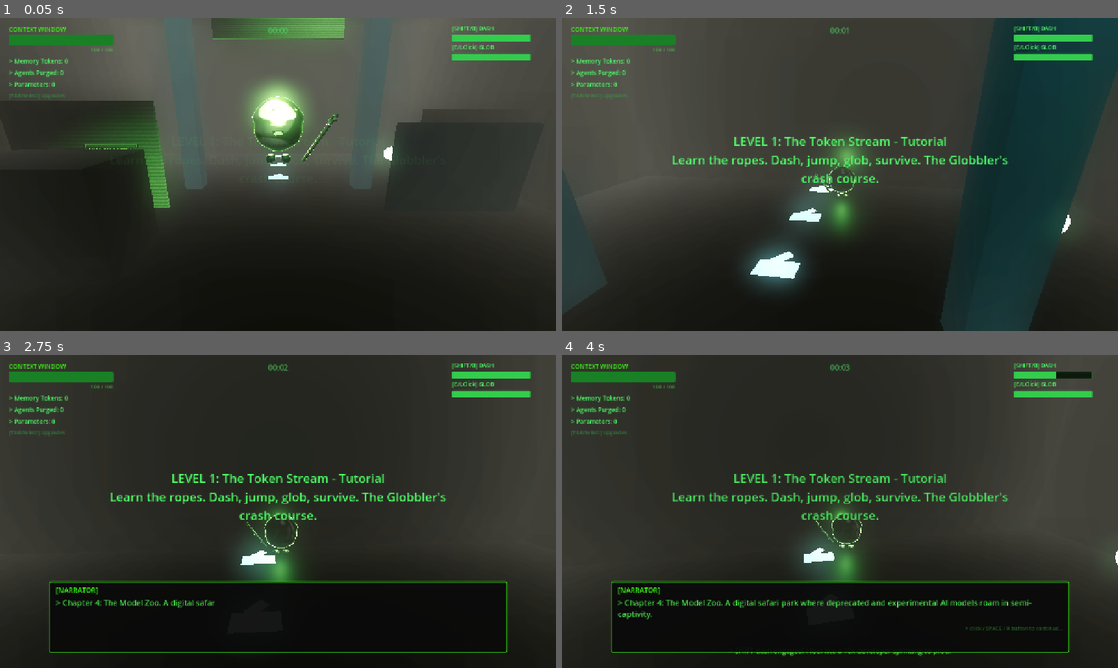
Above: before the commit, frames 1-4 (two rows, left to right).
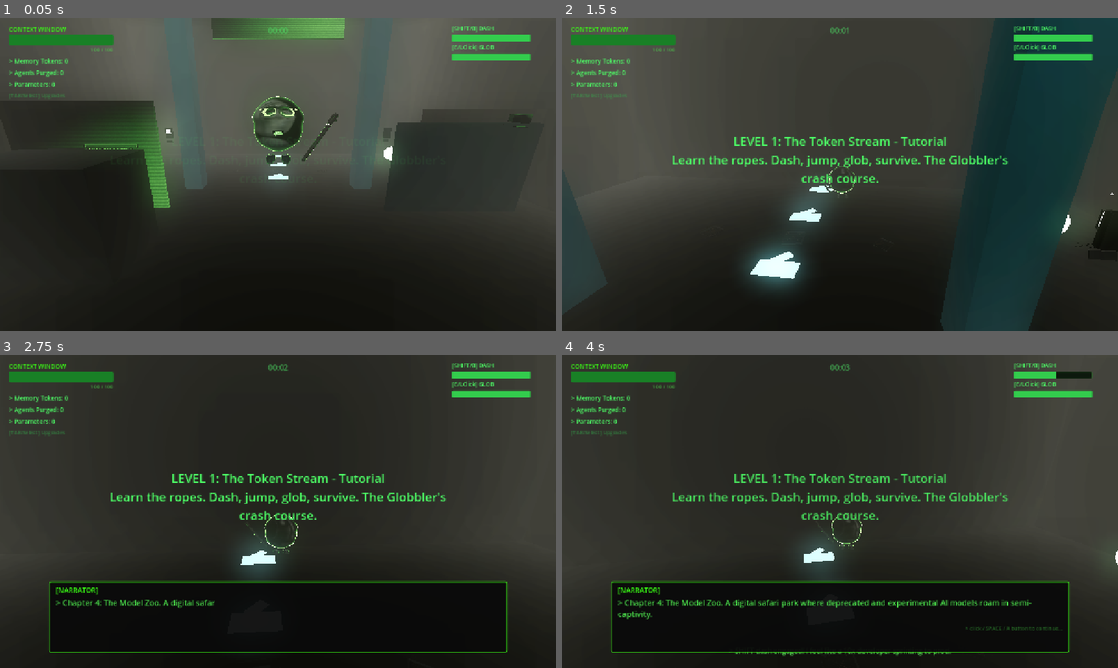
Above: after the commit, the same moments.

Repository: hwashburn1011/globblers-journey
Game: Godot game, scene res://scenes/levels/chapter_4/model_zoo.tscn
The game is run twice, just before and just after one commit, with the same random seed, the same clock (stepped at 60 frames per second) and the same inputs. This scene is started directly instead of the project's main scene.
Inputs (mouse positions are in pixels of both pictures, inside the frame that each line leads up to):
- Up to frame 1 (0.05 s): no input
- Up to frame 2 (1.5 s): tap Enter (menu_confirm) at 0.5 s; move the mouse to (867, 174) at 0.52 s; hold V (agent_cycle) 0.53-1.28 s; hold Up (hack_up) from 0.53 s (still down); click (867, 174) at 0.67 s; move the mouse to (812, 174) at 1.27 s; tap G (agent_spawn) at 1.35 s
- Up to frame 3 (2.75 s): keep holding Up (hack_up); move the mouse to (289, 505) at 2.02 s; hold Mouse wheel up (camera_zoom_in) from 2.03 s (still down)
- Up to frame 4 (4 s): keep holding Up (hack_up); move the mouse to (834, 517) at 2.77 s; release Mouse wheel up (camera_zoom_in) at 2.78 s; tap Mouse wheel down (camera_zoom_out) at 2.85 s; click (834, 517) at 2.92 s; move the mouse to (878, 514) at 3.52 s; hold Shift (dash) from 3.53 s (still down)

The runs differ from the first frame. In frame 1, 2.2% of the frame differs, in the area x 29-96%, y 19-47%; in frame 2, 1.6%; in frame 3, 0.9%; in frame 4, 0.9%.

Commit message:
feat: Task 5.4 — Chapter 4 Model Zoo prop pass with GLB models + museum spotlights
Added GLB prop loading system to model_zoo.gd with 14 props from existing
packs (server_rack, crt_monitor, motherboard, cpu_chip, hard_drive, keyboard,
cable_bundle, industrial_panel, floor_grate, wall_terminal, filing_cabinet,
office_chair, office_monitor, office_desk). All 5 exhibit halls dressed:
Zoo Entrance (info kiosk, ticket terminal, visitor displays), Fossil Wing
(archaeological motherboards, CPU fossil scatter, data archive hard drives),
Nightmare Gallery (tangled cables, broken panels, security terminals),
Office Ruins (filing cabinets, scattered chairs, BSoD monitors, desks),
Foundation Atrium (computation server banks, Foundation layer motherboards,
observation CRTs, boss gate panels). Zero new runtime errors.

Co-Authored-By: Claude Opus 4.6 (1M context) <noreply@anthropic.com>

Diff:
--- a/scenes/levels/chapter_4/model_zoo.gd
+++ b/scenes/levels/chapter_4/model_zoo.gd
@@ -119,9 +119,29 @@
 var _hologram_meshes: Array[Dictionary] = []
 var _time := 0.0
 
+# GLB prop paths — museum exhibits deserve real geometry, not CSG shame
+const _PROP_PATHS := {
+	"server_rack": "res://assets/models/environment/arch_server_rack.glb",
+	"crt_monitor": "res://assets/models/environment/prop_crt_monitor.glb",
+	"motherboard": "res://assets/models/environment/prop_motherboard.glb",
+	"cpu_chip": "res://assets/models/environment/prop_cpu_chip.glb",
+	"hard_drive": "res://assets/models/environment/prop_hard_drive.glb",
+	"keyboard": "res://assets/models/environment/prop_keyboard.glb",
+	"cable_bundle": "res://assets/models/environment/arch_cable_bundle.glb",
+	"industrial_panel": "res://assets/models/environment/arch_industrial_panel.glb",
+	"floor_grate": "res://assets/models/environment/arch_floor_grate.glb",
+	"wall_terminal": "res://assets/models/environment/arch_wall_terminal.glb",
+	"filing_cabinet": "res://assets/models/environment/clinical_filing_cabinet.glb",
+	"office_chair": "res://assets/models/environment/clinical_office_chair.glb",
+	"office_monitor": "res://assets/models/environment/clinical_office_monitor.glb",
+	"office_desk": "res://assets/models/environment/clinical_office_desk.glb",
+}
+var _prop_scenes := {}  # Runtime-loaded GLB PackedScenes
+
 
 func _ready() -> void:
 	print("[MODEL ZOO] Initializing digital safari... please keep hands inside the exhibit at all times.")
+	_load_prop_scenes()
 	_setup_environment()
 	_build_rooms()
 	_build_corridors()
@@ -130,6 +150,7 @@
 	_populate_nightmare_gallery()
 	_populate_office_ruins()
 	_populate_foundation_atrium()
+	_scatter_museum_props()
 	_place_checkpoints()
 	_place_ambient_zones()
 	_place_data_dust()
@@ -2373,6 +2394,312 @@
 # ANIMATION — the museum breathes, flickers, and creaks
 # ============================================================
 
+# ============================================================
+# GLB PROP SYSTEM — because CSG boxes are fossils too
+# ============================================================
+
+func _load_prop_scenes() -> void:
+	# Runtime-load all museum GLB props — the digital equivalent of unpacking crates
+	for key in _PROP_PATHS:
+		var res = load(_PROP_PATHS[key])
+		if res:
+			_prop_scenes[key] = res
+		else:
+			push_warning("[MODEL ZOO] Failed to load prop '%s' from %s — CSG fallback, how embarrassing for a museum" % [key, _PROP_PATHS[key]])
+
+
+func _place_glb_prop(prop_key: String, pos: Vector3, rot_y: float = 0.0, scl: Vector3 = Vector3.ONE) -> Node3D:
+	# Drop a GLB prop into the museum — instant class upgrade over CSG
+	if not _prop_scenes.has(prop_key):
+		return _create_static_box(pos, Vector3(0.3, 0.3, 0.3), EXHIBIT_TEAL * 0.3, 0.2)
+	var inst = _prop_scenes[prop_key].instantiate()
+	inst.position = pos
+	inst.rotation.y = rot_y
+	inst.scale = scl
+	add_child(inst)
+	return inst
+
+
+func _create_multimesh_scatter(prop_key: String, positions: Array, base_scale: float = 1.0) -> void:
+	# MultiMesh scatter for bulk clutter — one draw call, many fossils
+	if not _prop_scenes.has(prop_key):
+		push_warning("[MODEL ZOO] Skipping scatter for missing prop '%s'" % prop_key)
+		return
+	var source_scene = _prop_scenes[prop_key].instantiate()
+	var source_mesh: Mesh = null
+	for child in source_scene.get_children():
+		if child is MeshInstance3D:
+			source_mesh = child.mesh
+			break
+		for grandchild in child.get_children():
+			if grandchild is MeshInstance3D:
+				source_mesh = grandchild.mesh
+				break
+		if source_mesh:
+			break
+	source_scene.queue_free()
+
+	if not source_mesh:
+		# Fallback to individual instances — the museum equivalent of hand-placing fossils
+		for pos in positions:
+			_place_glb_prop(prop_key, pos, randf_range(0, TAU), Vector3.ONE * base_scale * randf_range(0.7, 1.3))
+		return
+
+	var mmi = MultiMeshInstance3D.new()
+	mmi.name = "Scatter_%s" % prop_key
+	var mm = MultiMesh.new()
+	mm.transform_format = MultiMesh.TRANSFORM_3D
+	mm.mesh = source_mesh
+	mm.instance_count = positions.size()
+	for i in range(positions.size()):
+		var s = base_scale * randf_range(0.8, 1.2)
+		var inst_basis = Basis(Vector3.UP, randf_range(0, TAU)).scaled(Vector3.ONE * s)
+		mm.set_instance_transform(i, Transform3D(inst_basis, positions[i]))
+	mmi.multimesh = mm
+	add_child(mmi)
+
+
+func _add_museum_spotlight(pos: Vector3, color: Color = FOSSIL_AMBER, energy: float = 0.6, light_range: float = 4.0) -> void:
+	# Warm exhibit spotlight — every artifact deserves its moment
+	var light = OmniLight3D.new()
+	light.position = pos
+	light.light_color = color
+	light.light_energy = energy
+	light.omni_range = light_range
+	light.omni_attenuation = 1.8
+	add_child(light)
+
+
+func _scatter_museum_props() -> void:
+	# Dress every exhibit hall with GLB props — the museum renovation nobody asked for
+	_scatter_entrance_props()
+	_scatter_fossil_wing_props()
+	_scatter_nightmare_gallery_props()
+	_scatter_office_ruins_props()
+	_scatter_foundation_atrium_props()
+	print("[MODEL ZOO] Museum prop pass complete. The exhibits look almost respectable.")
+
+
+func _scatter_entrance_props() -> void:
+	# Zoo Entrance — visitor services area with kiosks and infrastructure
+	var pos: Vector3 = ROOMS["zoo_entrance"]["pos"]
+
+	# Server rack as information kiosk near the ticket booth
+	_place_glb_prop("server_rack", pos + Vector3(-6.5, 0, 3), PI * 0.5, Vector3.ONE * 0.8)
+	_add_museum_spotlight(pos + Vector3(-6.5, 3, 3), EXHIBIT_TEAL, 0.5, 3.0)
+
+	# Keyboard at the ticket booth terminal — still waiting for input since the budget cuts
+	_place_glb_prop("keyboard", pos + Vector3(-4, 1.3, 2.5), 0.0, Vector3.ONE * 1.2)
+
+	# CRT monitor as visitor info display opposite the map
+	_place_glb_prop("crt_monitor", pos + Vector3(4, 2.5, 3), PI, Vector3.ONE * 1.0)
+	_add_museum_spotlight(pos + Vector3(4, 3.5, 3), NEON_GREEN, 0.3, 2.5)
+
+	# Wall terminals flanking the welcome arch — "scan your ticket here"
+	_place_glb_prop("wall_terminal", pos + Vector3(-3.5, 2.0, -0.5), 0.0, Vector3.ONE * 0.9)
+	_place_glb_prop("wall_terminal", pos + Vector3(3.5, 2.0, -0.5), PI, Vector3.ONE * 0.9)
+
+	# Floor grates at the entrance threshold — infrastructure showing through
+	var entrance_grate_positions: Array = []
+	for i in range(3):
+		entrance_grate_positions.append(pos + Vector3(-2 + i * 2.0, 0.02, -3.0))
+	_create_multimesh_scatter("floor_grate", entrance_grate_positions, 0.8)
+
+	# Cable bundles running along the base of walls — the museum's digital veins
+	_place_glb_prop("cable_bundle", pos + Vector3(-7, 0.2, 0), 0.0, Vector3.ONE * 1.0)
+	_place_glb_prop("cable_bundle", pos + Vector3(7, 0.2, 0), PI, Vector3.ONE * 1.0)
+
+
+func _scatter_fossil_wing_props() -> void:
+	# Fossil Wing — archaeological dig meets server room archive
+	var pos: Vector3 = ROOMS["fossil_wing"]["pos"]
+
+	# Motherboards as "archaeological specimens" displayed near exhibit cases
+	_place_glb_prop("motherboard", pos + Vector3(-8, 1.8, -5), 0.3, Vector3.ONE * 1.5)
+	_place_glb_prop("motherboard", pos + Vector3(8, 1.8, 5), -0.3, Vector3.ONE * 1.5)
+	_add_museum_spotlight(pos + Vector3(-8, 3.0, -5), FOSSIL_AMBER, 0.7, 3.5)
+	_add_museum_spotlight(pos + Vector3(8, 3.0, 5), FOSSIL_AMBER, 0.7, 3.5)
+
+	# CPU chips scattered around the dig site — fossilized processors
+	var fossil_chip_positions: Array = []
+	for i in range(6):
+		var angle = randf_range(0, TAU)
+		var dist = randf_range(1.5, 3.5)
+		fossil_chip_positions.append(pos + Vector3(cos(angle) * dist + 0.0, 0.05, sin(angle) * dist - 8.0))
+	_create_multimesh_scatter("cpu_chip", fossil_chip_positions, 0.7)
+
+	# Hard drives as "data fossils" along the wing walls
+	_place_glb_prop("hard_drive", pos + Vector3(-11, 0.5, -3), 0.5, Vector3.ONE * 1.0)
+	_place_glb_prop("hard_drive", pos + Vector3(-11, 0.5, 3), -0.2, Vector3.ONE * 1.0)
+	_place_glb_prop("hard_drive", pos + Vector3(11, 0.5, -3), 0.8, Vector3.ONE * 1.0)
+	_place_glb_prop("hard_drive", pos + Vector3(11, 0.5, 3), -0.6, Vector3.ONE * 1.0)
+
+	# CRT monitors as exhibit information screens beside display cases
+	_place_glb_prop("crt_monitor", pos + Vector3(-5, 1.0, -8), 0.0, Vector3.ONE * 0.9)
+	_place_glb_prop("crt_monitor", pos + Vector3(5, 1.0, -8), PI, Vector3.ONE * 0.9)
+	_add_museum_spotlight(pos + Vector3(-5, 2.5, -8), EXHIBIT_TEAL, 0.4, 2.5)
+	_add_museum_spotlight(pos + Vector3(5, 2.5, -8), EXHIBIT_TEAL, 0.4, 2.5)
+
+	# Industrial panel as dig site control station
+	_place_glb_prop("industrial_panel", pos + Vector3(4, 1.5, -8.5), PI * 0.5, Vector3.ONE * 1.0)
+
+	# Server rack near the information kiosk — the wing's archive
+	_place_glb_prop("server_rack", pos + Vector3(-12, 0, -1), PI * 0.25, Vector3.ONE * 0.9)
+	_add_museum_spotlight(pos + Vector3(-12, 4, -1), FOSSIL_AMBER, 0.5, 4.0)
+
+	# Floor grates around the central exhibit — maintenance access below the fossils
+	var fossil_grate_positions: Array = []
+	for angle_i in range(4):
+		var angle = angle_i * TAU / 4.0 + PI / 4.0
+		fossil_grate_positions.append(pos + Vector3(cos(angle) * 5.5, 0.02, sin(angle) * 5.5))
+	_create_multimesh_scatter("floor_grate", fossil_grate_positions, 0.9)
+
+	# Keyboards at analysis workstations along the back wall
+	_place_glb_prop("keyboard", pos + Vector3(-12, 1.0, 5), 0.1, Vector3.ONE * 1.0)
+	_place_glb_prop("keyboard", pos + Vector3(12, 1.0, 5), -0.1, Vector3.ONE * 1.0)
+
+
+func _scatter_nightmare_gallery_props() -> void:
+	# Nightmare Gallery — cables everywhere, monitors flickering, panels glitching
+	var pos: Vector3 = ROOMS["nightmare_gallery"]["pos"]
+
+	# Cable bundles tangled across the gallery floor — things are NOT maintained here
+	_place_glb_prop("cable_bundle", pos + Vector3(-7, 0.1, -4), 0.3, Vector3.ONE * 1.2)
+	_place_glb_prop("cable_bundle", pos + Vector3(7, 0.1, 4), -0.5, Vector3.ONE * 1.2)
+	_place_glb_prop("cable_bundle", pos + Vector3(-3, 0.1, 6), PI * 0.7, Vector3.ONE * 0.9)
+	_place_glb_prop("cable_bundle", pos + Vector3(4, 0.1, -5), PI * 1.3, Vector3.ONE * 1.0)
+
+	# CRT monitors in corners — showing static / error patterns
+	_place_glb_prop("crt_monitor", pos + Vector3(-8.5, 0.8, -8.5), PI * 0.25, Vector3.ONE * 1.1)
+	_place_glb_prop("crt_monitor", pos + Vector3(8.5, 0.8, 8.5), PI * 1.25, Vector3.ONE * 1.1)
+	_add_museum_spotlight(pos + Vector3(-8.5, 2.5, -8.5), NIGHTMARE_PURPLE, 0.4, 3.0)
+	_add_museum_spotlight(pos + Vector3(8.5, 2.5, 8.5), NIGHTMARE_PURPLE, 0.4, 3.0)
+
+	# Industrial panels on gallery walls — broken control systems
+	_place_glb_prop("industrial_panel", pos + Vector3(-9, 2.5, 0), PI * 0.5, Vector3.ONE * 1.0)
+	_place_glb_prop("industrial_panel", pos + Vector3(9, 2.5, 0), PI * 1.5, Vector3.ONE * 1.0)
+
+	# Floor grates — you can hear things skittering below
+	var nightmare_grate_positions: Array = []
+	nightmare_grate_positions.append(pos + Vector3(-5, 0.02, 0))
+	nightmare_grate_positions.append(pos + Vector3(5, 0.02, 0))
+	nightmare_grate_positions.append(pos + Vector3(0, 0.02, 5))
+	_create_multimesh_scatter("floor_grate", nightmare_grate_positions, 1.0)
+
+	# Wall terminals — gallery security systems (all offline, naturally)
+	_place_glb_prop("wall_terminal", pos + Vector3(0, 2.0, -9.5), 0.0, Vector3.ONE * 0.8)
+	_place_glb_prop("wall_terminal", pos + Vector3(0, 2.0, 9.5), PI, Vector3.ONE * 0.8)
+
+	# Motherboard — art exhibit labeled "NEURAL SUBSTRATE" propped against wall
+	_place_glb_prop("motherboard", pos + Vector3(-9, 1.0, -6), PI * 0.4, Vector3.ONE * 1.8)
+	_add_museum_spotlight(pos + Vector3(-9, 2.5, -6), NIGHTMARE_PURPLE, 0.5, 3.0)
+
+
+func _scatter_office_ruins_props() -> void:
+	# Office Ruins — Clippy's abandoned cubicle farm, now with actual office furniture
+	var pos: Vector3 = ROOMS["office_ruins"]["pos"]
+
+	# Filing cabinets — the graveyard of TPS reports and model configs
+	_place_glb_prop("filing_cabinet", pos + Vector3(-8, 0, -7), 0.1, Vector3.ONE * 0.9)
+	_place_glb_prop("filing_cabinet", pos + Vector3(-8, 0, -5), -0.05, Vector3.ONE * 0.9)
+	_place_glb_prop("filing_cabinet", pos + Vector3(8, 0, 6), PI, Vector3.ONE * 0.9)
+	_add_museum_spotlight(pos + Vector3(-8, 3, -6), CLIPPY_BLUE, 0.3, 4.0)
+
+	# Office chairs — scattered, overturned, mid-evacuation
+	_place_glb_prop("office_chair", pos + Vector3(-3, 0, 5), 1.2, Vector3.ONE * 0.9)
+	_place_glb_prop("office_chair", pos + Vector3(4, 0, -3), -0.8, Vector3.ONE * 0.85)
+	_place_glb_prop("office_chair", pos + Vector3(2, 0, 6), 2.5, Vector3.ONE * 0.9)
+	_place_glb_prop("office_chair", pos + Vector3(-5, 0, -2), 0.4, Vector3.ONE * 0.95)
+
+	# Office monitors — more BSoDs, this time with style
+	_place_glb_prop("office_monitor", pos + Vector3(-6, 0.85, -4), 0.3, Vector3.ONE * 0.8)
+	_place_glb_prop("office_monitor", pos + Vector3(0, 0.85, -4), -0.1, Vector3.ONE * 0.8)
+	_place_glb_prop("office_monitor", pos + Vector3(6, 0.85, 4), PI + 0.2, Vector3.ONE * 0.8)
+
+	# Office desks to supplement existing cubicle geometry
+	_place_glb_prop("office_desk", pos + Vector3(-7, 0, 2), 0.0, Vector3.ONE * 0.7)
+	_place_glb_prop("office_desk", pos + Vector3(7, 0, -2), PI, Vector3.ONE * 0.7)
+
+	# Keyboards on surviving desks — keys probably sticky from desperation
+	_place_glb_prop("keyboard", pos + Vector3(-6, 0.85, -4.3), 0.15, Vector3.ONE * 0.9)
+	_place_glb_prop("keyboard", pos + Vector3(0, 0.85, -4.3), -0.05, Vector3.ONE * 0.9)
+
+	# Cable bundles — the office infrastructure's last gasp
+	_place_glb_prop("cable_bundle", pos + Vector3(-8.5, 0.1, 0), PI * 0.5, Vector3.ONE * 1.0)
+	_place_glb_prop("cable_bundle", pos + Vector3(8.5, 0.1, 0), PI * 1.5, Vector3.ONE * 1.0)
+
+	# CRT monitor in the corner — security feed of Clippy, always watching
+	_place_glb_prop("crt_monitor", pos + Vector3(-8.5, 1.5, 7), PI * 0.3, Vector3.ONE * 1.0)
+	_add_museum_spotlight(pos + Vector3(-8.5, 3, 7), CLIPPY_BLUE, 0.4, 3.0)
+
+	# Floor grate near the water cooler — maintenance shaft Clippy uses to ambush
+	_place_glb_prop("floor_grate", pos + Vector3(-7, 0.02, 5), 0.0, Vector3.ONE * 0.9)
+
+	# Server rack — office file server, still humming ominously
+	_place_glb_prop("server_rack", pos + Vector3(8, 0, -7), PI * 0.75, Vector3.ONE * 0.8)
+	_add_museum_spotlight(pos + Vector3(8, 3, -7), Color(0.8, 0.8, 0.7), 0.3, 3.0)
+
+
+func _scatter_foundation_atrium_props() -> void:
+	# Foundation Atrium — grand hall with computation banks and infrastructure
+	var pos: Vector3 = ROOMS["foundation_atrium"]["pos"]
+
+	# Server racks flanking the approach to the boss gate — computation banks
+	_place_glb_prop("server_rack", pos + Vector3(-12, 0, -8), PI * 0.5, Vector3.ONE * 1.0)
+	_place_glb_prop("server_rack", pos + Vector3(12, 0, -8), PI * 1.5, Vector3.ONE * 1.0)
+	_place_glb_prop("server_rack", pos + Vector3(-12, 0, 0), PI * 0.5, Vector3.ONE * 1.0)
+	_place_glb_prop("server_rack", pos + Vector3(12, 0, 0), PI * 1.5, Vector3.ONE * 1.0)
+	_add_museum_spotlight(pos + Vector3(-12, 5, -4), FOUNDATION_GOLD, 0.6, 5.0)
+	_add_museum_spotlight(pos + Vector3(12, 5, -4), FOUNDATION_GOLD, 0.6, 5.0)
+
+	# Motherboards along the walls — the Foundation Model's layers on display
+	_place_glb_prop("motherboard", pos + Vector3(-13, 2.0, -5), PI * 0.5, Vector3.ONE * 2.0)
+	_place_glb_prop("motherboard", pos + Vector3(-13, 2.0, 5), PI * 0.5, Vector3.ONE * 2.0)
+	_place_glb_prop("motherboard", pos + Vector3(13, 2.0, -5), PI * 1.5, Vector3.ONE * 2.0)
+	_place_glb_prop("motherboard", pos + Vector3(13, 2.0, 5), PI * 1.5, Vector3.ONE * 2.0)
+	_add_museum_spotlight(pos + Vector3(-13, 4, -5), EXHIBIT_TEAL, 0.4, 3.0)
+	_add_museum_spotlight(pos + Vector3(-13, 4, 5), EXHIBIT_TEAL, 0.4, 3.0)
+	_add_museum_spotlight(pos + Vector3(13, 4, -5), EXHIBIT_TEAL, 0.4, 3.0)
+	_add_museum_spotlight(pos + Vector3(13, 4, 5), EXHIBIT_TEAL, 0.4, 3.0)
+
+	# Industrial panels beside the boss gate — system status readouts
+	_place_glb_prop("industrial_panel", pos + Vector3(-5, 2.0, -11), 0.0, Vector3.ONE * 1.1)
+	_place_glb_prop("industrial_panel", pos + Vector3(5, 2.0, -11), 0.0, Vector3.ONE * 1.1)
+
+	# CRT monitors at observation posts around the central hologram
+	_place_glb_prop("crt_monitor", pos + Vector3(-6, 1.0, 8), 0.2, Vector3.ONE * 1.0)
+	_place_glb_prop("crt_monitor", pos + Vector3(6, 1.0, 8), -0.2, Vector3.ONE * 1.0)
+	_place_glb_prop("crt_monitor", pos + Vector3(-6, 1.0, -4), PI + 0.1, Vector3.ONE * 1.0)
+	_place_glb_prop("crt_monitor", pos + Vector3(6, 1.0, -4), PI - 0.1, Vector3.ONE * 1.0)
+
+	# CPU chip scatter around the floor ring inlays — data debris
+	var atrium_chip_positions: Array = []
+	for i in range(8):
+		var angle = i * TAU / 8.0 + 0.2
+		atrium_chip_positions.append(pos + Vector3(cos(angle) * 10.0, 0.05, sin(angle) * 10.0))
+	_create_multimesh_scatter("cpu_chip", atrium_chip_positions, 0.6)
+
+	# Floor grates in the grand hall — infrastructure beneath the spectacle
+	var atrium_grate_positions: Array = []
+	atrium_grate_positions.append(pos + Vector3(-8, 0.02, 8))
+	atrium_grate_positions.append(pos + Vector3(8, 0.02, 8))
+	atrium_grate_positions.append(pos + Vector3(-8, 0.02, -8))
+	atrium_grate_positions.append(pos + Vector3(8, 0.02, -8))
+	_create_multimesh_scatter("floor_grate", atrium_grate_positions, 1.0)
+
+	# Wall terminals at pillar bases — Foundation Model monitoring stations
+	_place_glb_prop("wall_terminal", pos + Vector3(-10, 1.5, 0), PI * 0.5, Vector3.ONE * 0.9)
+	_place_glb_prop("wall_terminal", pos + Vector3(10, 1.5, 0), PI * 1.5, Vector3.ONE * 0.9)
+
+	# Cable bundles running between server racks — the Foundation needs a LOT of compute
+	_place_glb_prop("cable_bundle", pos + Vector3(-12, 0.2, -4), 0.0, Vector3.ONE * 1.3)
+	_place_glb_prop("cable_bundle", pos + Vector3(12, 0.2, -4), PI, Vector3.ONE * 1.3)
+
+	# Keyboards at observation desks near the entrance
+	_place_glb_prop("keyboard", pos + Vector3(-6, 0.8, 9), 0.0, Vector3.ONE * 1.0)
+	_place_glb_prop("keyboard", pos + Vector3(6, 0.8, 9), 0.0, Vector3.ONE * 1.0)
+
+
 func _process(delta: float) -> void:
 	_time += delta
 
Not shown, changed: TASKS.md
